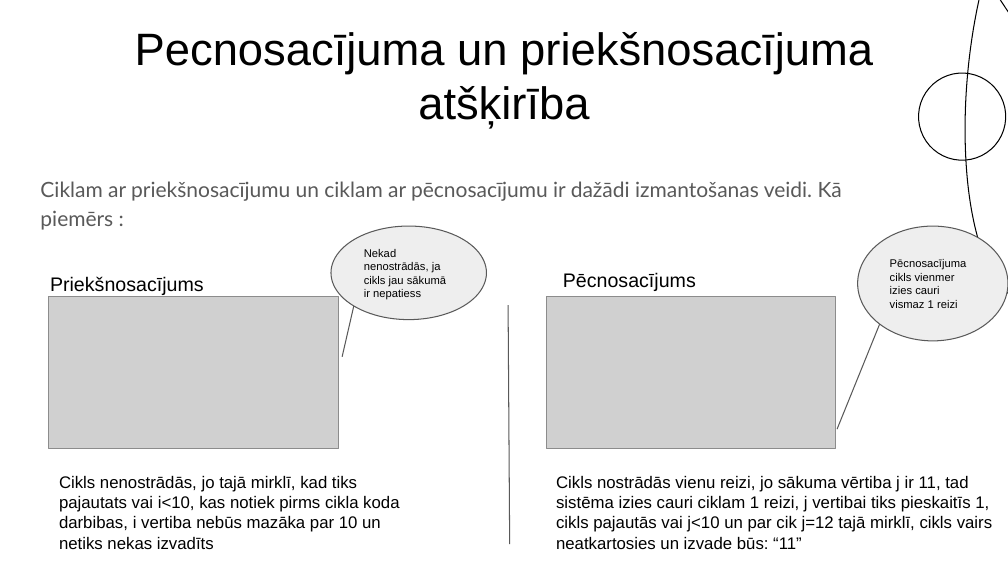
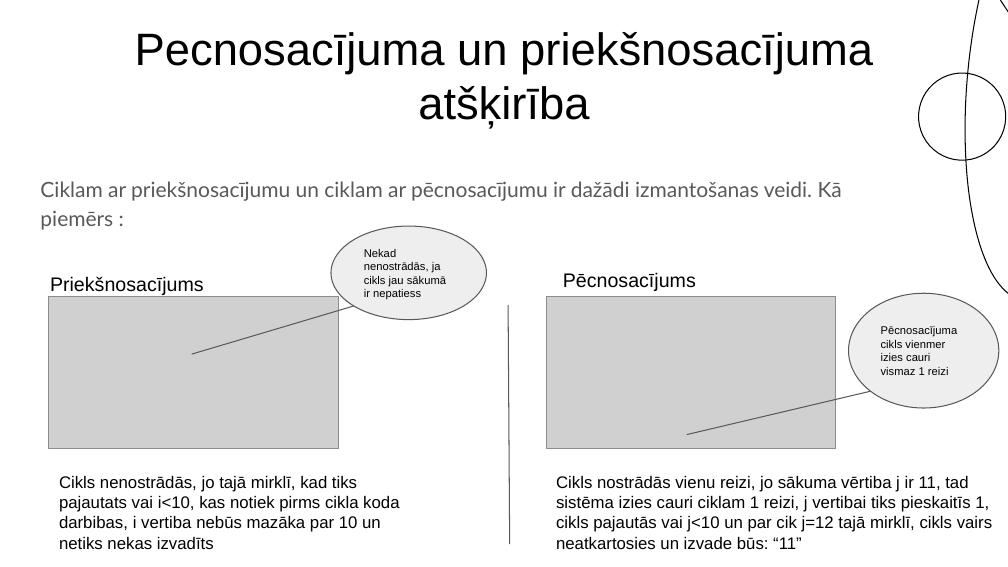
Before and after one commit to Siksna/2PT1_Eksamens, a slide deck: slide 3 of Pecnosacījumu_MācībuMaterials.pptx. Drawn at 1008x567 pixels with LibreOffice and Linux fonts; fonts in the diff are those of the drawing; grey boxes stand for pictures. Boxes give left, top, right and bottom in pixels: in the first picture for what was removed or moved away, otherwise in the second. Text is boxed around its words. In the diff, an @@ line names an element or a change of style, - is before the commit and + after.

```diff
--- a/Pecnosacījumu_MācībuMaterials.pptx
+++ b/Pecnosacījumu_MācībuMaterials.pptx
@@ ellipse "Pēcnosacījuma cikls vienmer izies cauri ...": place and size @@
-ellipse "Pēcnosacījuma cikls vienmer izies cauri ..." at box(858, 226, 1008, 341)
+ellipse "Pēcnosacījuma cikls vienmer izies cauri ..." at box(849, 293, 999, 408)
@@ line moved from (354, 306) - (342, 357) to (354, 306) - (192, 354) @@
@@ line removed from (837, 429) to (880, 325) @@
@@ line added from (686, 434) to (871, 391), #595959 0.75 pt @@
```
Also in this commit, not shown: 2 other slides changed, 7 slides added, 4 slides removed.
